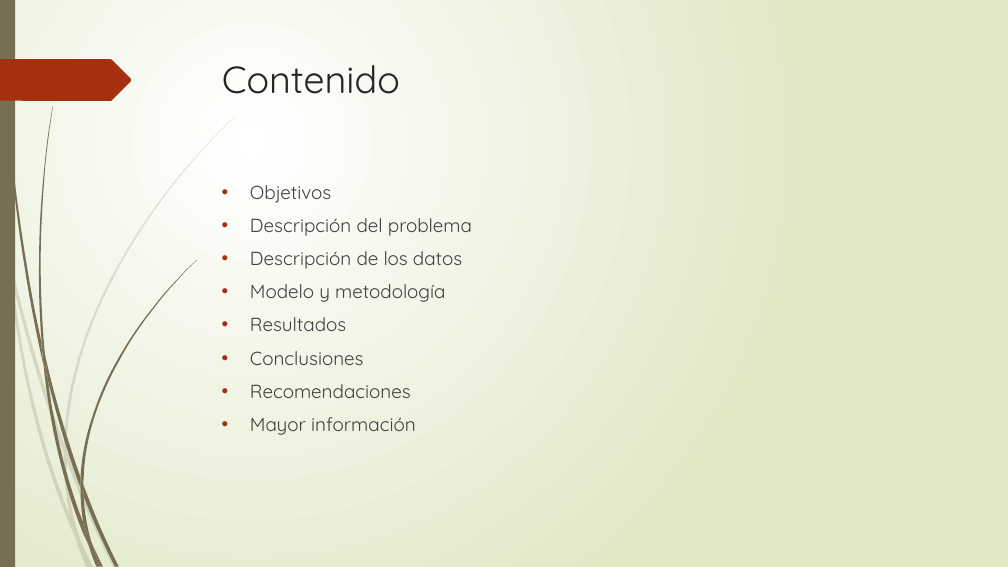
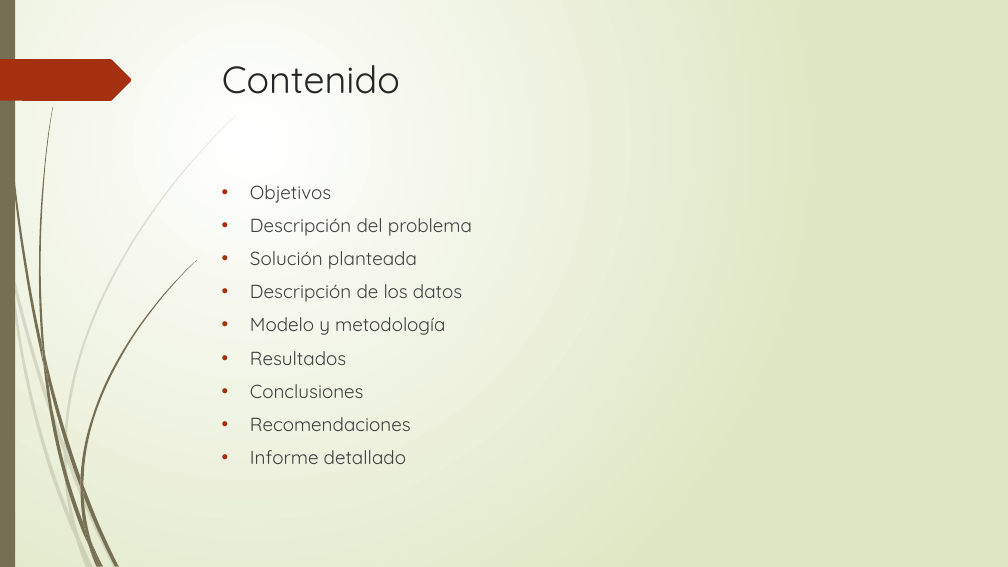
Before and after one commit to surizar2/Statistical-Learning, a slide deck: slide 2 of Proyecto/Presentación Proyecto SL1 surizar2.pptx. Drawn at 1008x567 pixels with LibreOffice and Linux fonts; fonts in the diff are those of the drawing. Boxes give left, top, right and bottom in pixels: in the first picture for what was removed or moved away, otherwise in the second. Text is boxed around its words. In the diff, an @@ line names an element or a change of style, - is before the commit and + after.

```diff
--- a/Proyecto/Presentación Proyecto SL1 surizar2.pptx
+++ b/Proyecto/Presentación Proyecto SL1 surizar2.pptx
@@ text at [250,251,417,269]: paragraph added @@
+• Solución planteada
@@ text at [250,450,406,464]: text changed @@
-• Mayor información
+• Informe detallado
```
Also in this commit, not shown: 4 other slides changed, 1 slide added.
